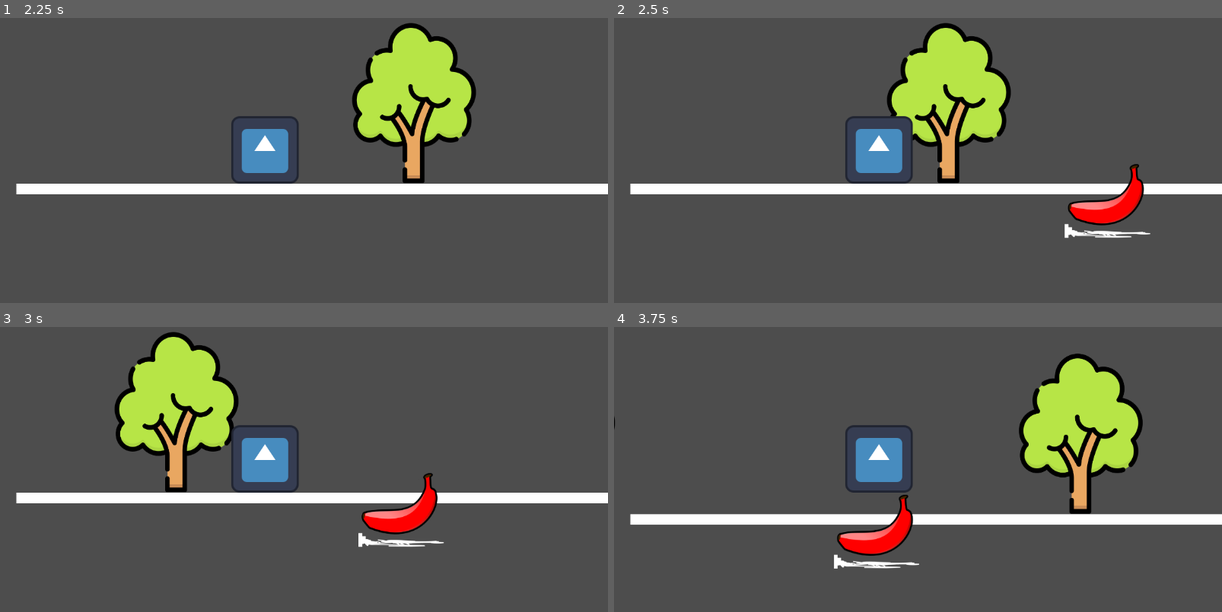
Above: before the commit, frames 1-4 (two rows, left to right).
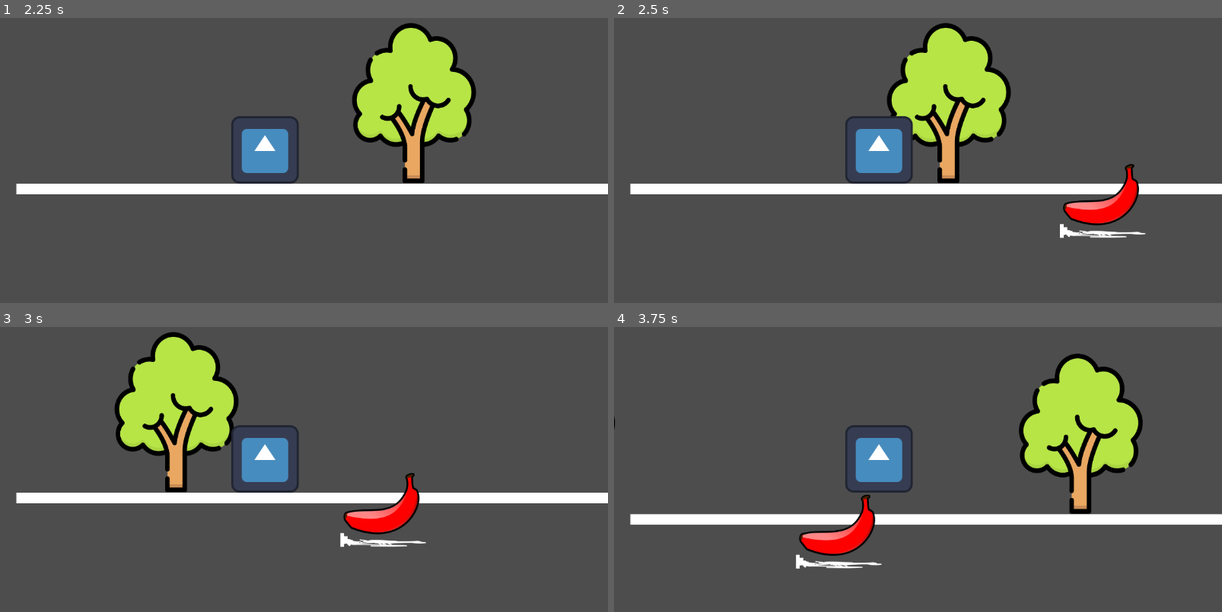
Above: after the commit, the same moments.

Repository: einhadner85/godot_test
Game: Godot game, scene res://main.tscn
The game is run twice, just before and just after one commit, with the same random seed, the same clock (stepped at 60 frames per second) and the same inputs. The project has no main scene, so this scene is started directly. The engine's default icon, where the game draws it, is replaced by a stand-in: a white triangle on a blue panel in a dark square.
Inputs:
- Up to frame 1 (2.25 s): tap Enter (ui_accept) at 0.5, 0.77, 1.52 s
- Up to frame 2 (2.5 s): no input
- Up to frame 3 (3 s): no input
- Up to frame 4 (3.75 s): tap Enter (ui_accept) at 3.02 s

Frame 1 is identical in both runs. In frame 2, 0.9% of the frame differs, in the area x 73-89%, y 51-78%; in frame 3, 1.7%; in frame 4, 2.3%, in the area x 29-51%, y 58-85%.

Commit message:
global 프로젝트 적용

Diff:
--- a/global.gd
+++ b/global.gd
@@ -3,5 +3,6 @@
 
 # 프로젝트 전체가 공유할 데이터 주머니들
 var scroll_speed: float = 300.0
+var block_speed: float = 400.0
 var score: int = 0
 var is_game_over: bool = false
--- a/obstacle.gd
+++ b/obstacle.gd
@@ -2,7 +2,7 @@
 
 # ⚠️ 중요: 네가 배경 스크립트(scrolling_background.gd)에 설정했던
 # scroll_speed 값과 똑같은 숫자로 맞춰줘! (예: 10.0 또는 300.0)
-var speed = 350.0
+# var speed = 350.0
 
 func _ready():
 	# 게임에 생성되자마자 스스로 'obstacle' 이라는 이름표(그룹)를 달게 됩니다.
@@ -10,7 +10,7 @@
 
 func _physics_process(delta):
 	# 매 프레임마다 왼쪽(-x)으로 이동시킵니다.
-	position.x -= speed * delta
+	position.x -= Global.block_speed * delta
 
 	# 화면 왼쪽 밖(예: -200 픽셀)으로 완전히 벗어나면,
 	# 메모리 낭비를 막기 위해 스스로 파괴(삭제)합니다.
--- a/player.gd
+++ b/player.gd
@@ -2,7 +2,7 @@
 
 # 캐릭터의 이동 속도와 점프 힘을 변수로 설정해.
 # 숫자를 바꾸면 속도와 점프 높이가 달라져!
-const SPEED = 300.0
+#const SPEED = 300.0
 const JUMP_VELOCITY = -400.0
 
 #점프 제한
--- a/project.godot
+++ b/project.godot
@@ -14,6 +14,10 @@
 config/features=PackedStringArray("4.6", "Forward Plus")
 config/icon="res://icon.svg"
 
+[autoload]
+
+Global="*uid://bjl4wc2gfmsga"
+
 [physics]
 
 3d/physics_engine="Jolt Physics"
